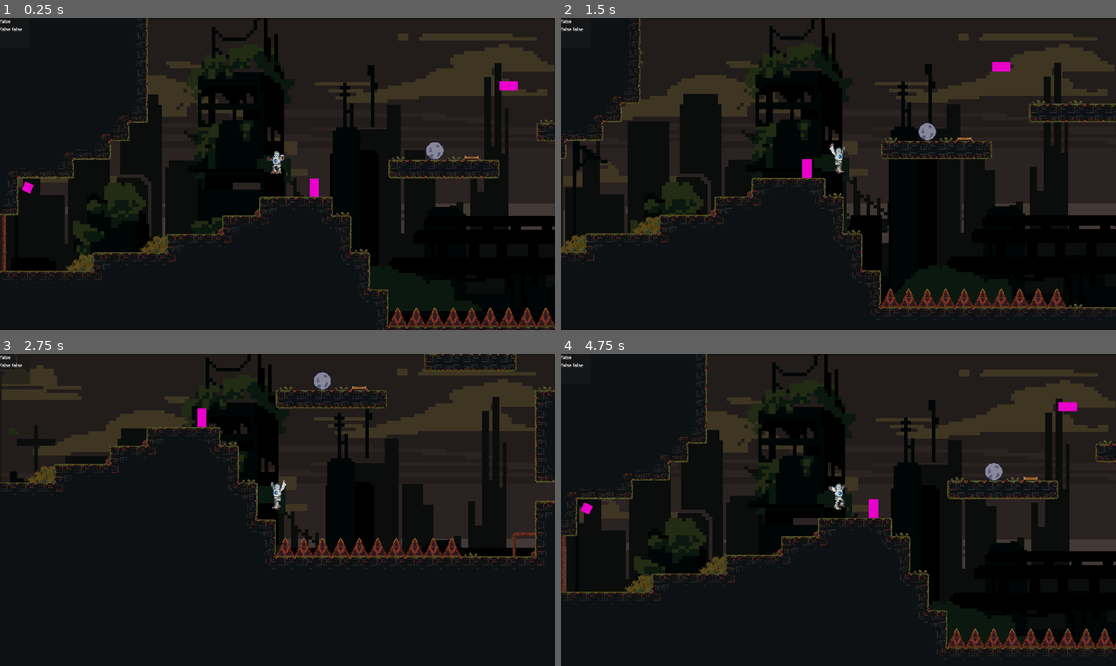
Above: before the commit, frames 1-4 (two rows, left to right).
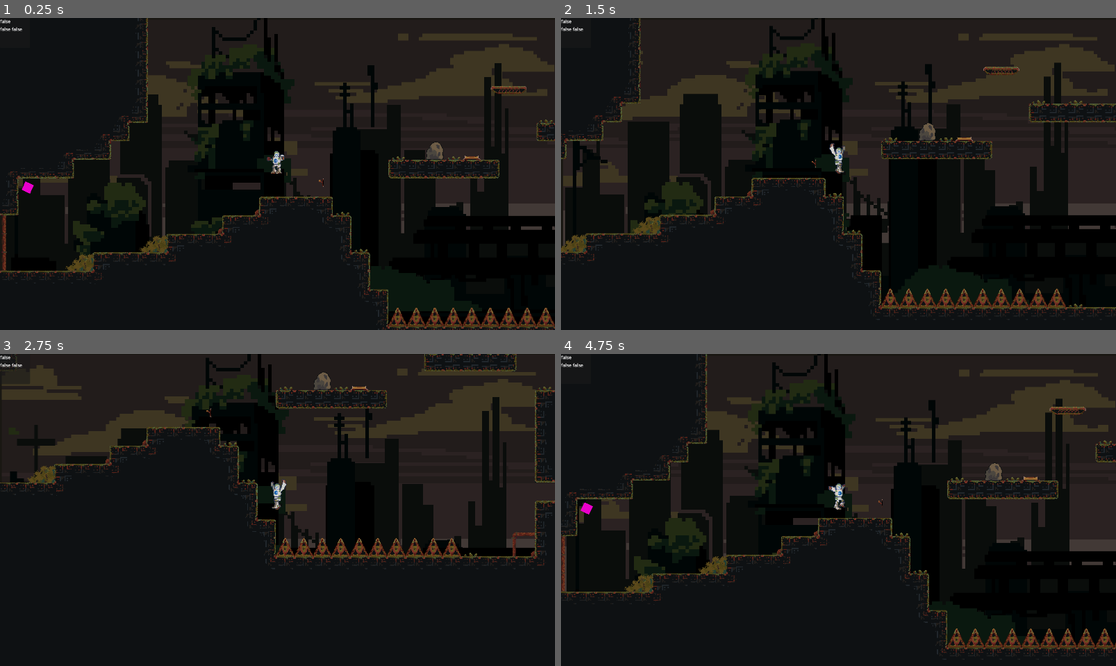
Above: after the commit, the same moments.

Repository: DevFTB/GMTK2024
Game: Godot game, scene res://main.tscn
The game is run twice, just before and just after one commit, with the same random seed, the same clock (stepped at 60 frames per second) and the same inputs.
Inputs:
- Up to frame 1 (0.25 s): no input
- Up to frame 2 (1.5 s): hold F (interact) 0.53-1.28 s; hold D (move_right) from 0.53 s (still down); tap Space (jump) at 0.77 s; tap F (interact) at 1.35 s
- Up to frame 3 (2.75 s): tap Space (jump) at 1.52 s; release D (move_right) at 2.03 s; hold A (move_left) from 2.03 s (still down); hold F (interact) from 2.03 s (still down)
- Up to frame 4 (4.75 s): release A (move_left) at 2.78 s; release F (interact) at 2.78 s; hold D (move_right) 2.78-4.28 s; tap F (interact) at 2.85, 4.35 s; tap Space (jump) at 3.02, 3.77, 4.52 s; hold F (interact) 3.53-4.28 s; hold A (move_left) from 4.28 s (still down)

The runs differ from the first frame. In frame 1, 0.8% of the frame differs, in the area x 55-100%, y 20-99%; in frame 2, 0.8%, in the area x 43-91%, y 14-93%; in frame 3, 0.7%; in frame 4, 0.8%.

Commit message:
added more component sprites, move parallax to level base

Diff:
--- a/entity/player/scripts/player.gd
+++ b/entity/player/scripts/player.gd
@@ -44,7 +44,7 @@
 		if c.get_collider() is RigidBody2D:
 			var vec = -c.get_normal()
 			vec.y = 0
-			c.get_collider().apply_central_impulse(-c.get_normal() * stats.mass)
+			c.get_collider().apply_central_impulse(vec * stats.mass)
 
 func kill() -> void:
 	killed.emit()
--- a/level/components/moving_platforms/moving_platform.tscn
+++ b/level/components/moving_platforms/moving_platform.tscn
@@ -1,6 +1,7 @@
-[gd_scene load_steps=5 format=3 uid="uid://casf0qfuf7r6f"]
+[gd_scene load_steps=6 format=3 uid="uid://casf0qfuf7r6f"]
 
 [ext_resource type="Script" path="res://level/components/moving_platforms/moving_platform.gd" id="1_wd56a"]
+[ext_resource type="Texture2D" uid="uid://ger4v588x3s0" path="res://level/components/component_sheet.png" id="2_3jpmx"]
 
 [sub_resource type="Curve2D" id="Curve2D_ojvna"]
 _data = {
@@ -8,14 +9,14 @@
 }
 point_count = 5
 
-[sub_resource type="PlaceholderTexture2D" id="PlaceholderTexture2D_btlgc"]
-size = Vector2(32, 16)
+[sub_resource type="AtlasTexture" id="AtlasTexture_qew7u"]
+atlas = ExtResource("2_3jpmx")
+region = Rect2(0, 32, 64, 32)
 
 [sub_resource type="RectangleShape2D" id="RectangleShape2D_vvxee"]
-size = Vector2(32, 16)
+size = Vector2(64, 16)
 
 [node name="MovingPlatform" type="Node2D"]
-position = Vector2(0, -128)
 script = ExtResource("1_wd56a")
 movement_speed = 50.0
 
@@ -25,7 +26,8 @@
 [node name="StaticBody2D" type="AnimatableBody2D" parent="."]
 
 [node name="Sprite2D" type="Sprite2D" parent="StaticBody2D"]
-texture = SubResource("PlaceholderTexture2D_btlgc")
+texture = SubResource("AtlasTexture_qew7u")
 
 [node name="CollisionShape2D" type="CollisionShape2D" parent="StaticBody2D"]
+position = Vector2(0, 8)
 shape = SubResource("RectangleShape2D_vvxee")
--- a/level/components/puzzle_controls/pressure_plate.tscn
+++ b/level/components/puzzle_controls/pressure_plate.tscn
@@ -28,7 +28,6 @@
 shape = SubResource("RectangleShape2D_1gn30")
 
 [node name="Sprite2D" type="Sprite2D" parent="." node_paths=PackedStringArray("puzzle_control")]
-position = Vector2(0, 16)
 script = ExtResource("3_38xj4")
 puzzle_control = NodePath("..")
 powered_texture = SubResource("AtlasTexture_3duwh")
--- a/level/components/puzzle_controls/switch.tscn
+++ b/level/components/puzzle_controls/switch.tscn
@@ -1,13 +1,20 @@
-[gd_scene load_steps=5 format=3 uid="uid://c1hm8bmiruoi"]
+[gd_scene load_steps=8 format=3 uid="uid://c1hm8bmiruoi"]
 
 [ext_resource type="Script" path="res://level/components/puzzle_controls/puzzle_control.gd" id="1_ftxwj"]
 [ext_resource type="PackedScene" uid="uid://cc8jownhx5wi2" path="res://level/components/interactor/player_interactor.tscn" id="2_e4po0"]
+[ext_resource type="Script" path="res://level/components/puzzle_controls/powerable_sprite.gd" id="3_jqf30"]
+[ext_resource type="Texture2D" uid="uid://ger4v588x3s0" path="res://level/components/component_sheet.png" id="4_u0ocl"]
 
 [sub_resource type="RectangleShape2D" id="RectangleShape2D_xvxt4"]
 size = Vector2(40, 32)
 
-[sub_resource type="PlaceholderTexture2D" id="PlaceholderTexture2D_lycx2"]
-size = Vector2(16, 32)
+[sub_resource type="AtlasTexture" id="AtlasTexture_xsgfh"]
+atlas = ExtResource("4_u0ocl")
+region = Rect2(96, 0, 32, 32)
+
+[sub_resource type="AtlasTexture" id="AtlasTexture_l712m"]
+atlas = ExtResource("4_u0ocl")
+region = Rect2(64, 0, 32, 32)
 
 [node name="Switch" type="Node2D" node_paths=PackedStringArray("listeners")]
 position = Vector2(64, -16)
@@ -20,5 +27,9 @@
 position = Vector2(-28, 0)
 shape = SubResource("RectangleShape2D_xvxt4")
 
-[node name="Sprite2D" type="Sprite2D" parent="."]
-texture = SubResource("PlaceholderTexture2D_lycx2")
+[node name="Sprite2D2" type="Sprite2D" parent="." node_paths=PackedStringArray("puzzle_control")]
+position = Vector2(0, 16)
+script = ExtResource("3_jqf30")
+puzzle_control = NodePath("..")
+powered_texture = SubResource("AtlasTexture_xsgfh")
+unpowered_texture = SubResource("AtlasTexture_l712m")
--- a/main.tscn
+++ b/main.tscn
@@ -68,7 +68,8 @@
 position = Vector2(272, -96)
 collision_layer = 16
 mass = 10.0
-linear_damp = 0.4
+linear_damp_mode = 1
+linear_damp = 1.34
 
 [node name="Sprite2D" type="Sprite2D" parent="World/Level/PushableObject"]
 texture = ExtResource("4_bfgoy")
@@ -89,6 +90,7 @@
 number_of_spikes = 10
 
 [node name="Switch" parent="World/Level" node_paths=PackedStringArray("listeners") instance=ExtResource("8_4wsop")]
+position = Vector2(64, -32)
 script = ExtResource("9_g2o1s")
 listeners = [NodePath("../Fan"), NodePath("../MovingPlatform")]
 
Binary file changed: level/components/component_sheet.png
Binary file changed: level/components/spikes/boulder.png
Binary file changed: level/components/spikes/spike_texture.png
